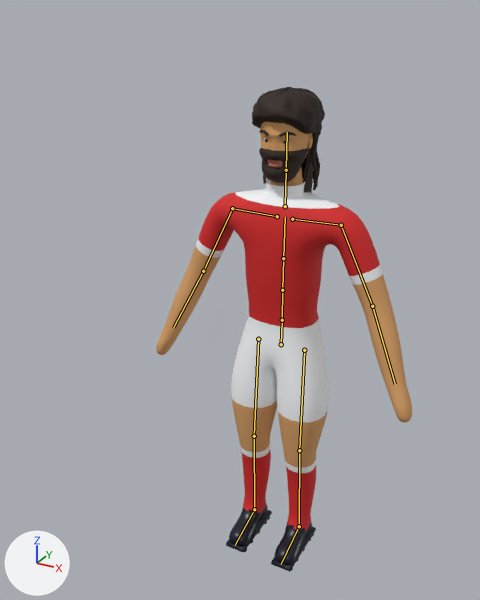
A saved change to the glTF model public/models/player.glb.
Camera for both pictures: a 50 mm camera at (0.93, -2.01, 2.08) aimed at (-0.05, -0.24, 1.19). Every picture has the same lights, and +X, +Y and +Z are marked at lower left. The older version comes first. The bones that change, and the others that lie on the model, are drawn over the model as lines.

Objects in the first picture: 'Beard_full', 'Hair_afro', 'Hair_braids', 'Hair_curly', 'Hair_long', 'Player'.
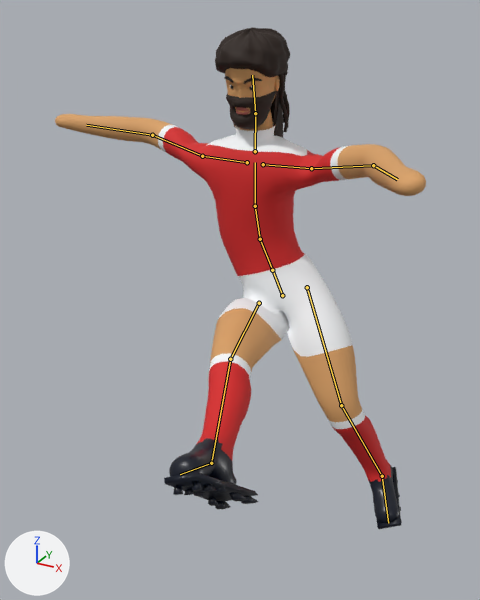
The newer file adds an action. The first version stands in its rest pose; the second is drawn at frame 7 of the action 'volley'.

The change, as a diff of the scene's bpy script:
```diff
--- a/public/models/player.glb.py
+++ b/public/models/player.glb.py
@@ bone_hips @@
 bone_hips = bpy.data.objects['Armature'].pose.bones['Hips']
-bone_hips.location = (0.0, 0.0, 0.0)
-bone_hips.rotation_quaternion = (1.0, 0.0, 0.0, 0.0)  # degrees (0, 0, 0)
+bone_hips.location = (0.0, 0.199, 0.0)
+bone_hips.rotation_quaternion = (0.969, -0.026, 0.119, 0.216)  # degrees (0, 14, 25)
@@ bone_leftupleg @@
 bone_leftupleg = bpy.data.objects['Armature'].pose.bones['LeftUpLeg']  # child of 'Hips'
-bone_leftupleg.rotation_quaternion = (1.0, 0.0, 0.0, 0.0)  # degrees (0, 0, 0)
+bone_leftupleg.rotation_quaternion = (0.988, -0.156, 0.0, 0.0)  # degrees (-18, 0, 0)
@@ bone_leftleg @@
 bone_leftleg = bpy.data.objects['Armature'].pose.bones['LeftLeg']  # child of 'LeftUpLeg'
-bone_leftleg.rotation_quaternion = (1.0, 0.0, 0.0, 0.0)  # degrees (0, 0, 0)
+bone_leftleg.rotation_quaternion = (0.951, 0.309, 0.0, 0.0)  # degrees (36, 0, 0)
@@ bone_rightupleg @@
 bone_rightupleg = bpy.data.objects['Armature'].pose.bones['RightUpLeg']  # child of 'Hips'
-bone_rightupleg.rotation_quaternion = (1.0, 0.0, 0.0, 0.0)  # degrees (0, 0, 0)
+bone_rightupleg.rotation_quaternion = (0.764, -0.646, 0.0, 0.0)  # degrees (-80, 0, 0)
@@ bone_rightleg @@
 bone_rightleg = bpy.data.objects['Armature'].pose.bones['RightLeg']  # child of 'RightUpLeg'
-bone_rightleg.rotation_quaternion = (1.0, 0.0, 0.0, 0.0)  # degrees (0, 0, 0)
+bone_rightleg.rotation_quaternion = (0.996, 0.092, 0.0, 0.0)  # degrees (11, 0, 0)
@@ bone_rightfoot @@
 bone_rightfoot = bpy.data.objects['Armature'].pose.bones['RightFoot']  # child of 'RightLeg'
-bone_rightfoot.rotation_quaternion = (1.0, 0.0, 0.0, 0.0)  # degrees (0, 0, 0)
+bone_rightfoot.rotation_quaternion = (0.966, 0.259, 0.0, 0.0)  # degrees (30, 0, 0)
@@ bone_spine1 @@
 bone_spine1 = bpy.data.objects['Armature'].pose.bones['Spine1']  # child of 'Spine'
-bone_spine1.rotation_quaternion = (1.0, 0.0, 0.0, 0.0)  # degrees (0, 0, 0)
+bone_spine1.rotation_quaternion = (0.984, 0.037, -0.111, -0.133)  # degrees (6, -12, -16)
@@ bone_spine2 @@
 bone_spine2 = bpy.data.objects['Armature'].pose.bones['Spine2']  # child of 'Spine1'
-bone_spine2.rotation_quaternion = (1.0, 0.0, 0.0, 0.0)  # degrees (0, 0, 0)
+bone_spine2.rotation_quaternion = (0.996, 0.0, 0.0, -0.087)  # degrees (0, 0, -10)
@@ bone_leftarm @@
 bone_leftarm = bpy.data.objects['Armature'].pose.bones['LeftArm']  # child of 'LeftShoulder'
-bone_leftarm.rotation_quaternion = (1.0, 0.0, 0.0, 0.0)  # degrees (0, 0, 0)
+bone_leftarm.rotation_quaternion = (0.74, -0.198, 0.166, -0.621)  # degrees (-30, 0, -80)
@@ bone_leftforearm @@
 bone_leftforearm = bpy.data.objects['Armature'].pose.bones['LeftForeArm']  # child of 'LeftArm'
-bone_leftforearm.rotation_quaternion = (1.0, 0.0, 0.0, 0.0)  # degrees (0, 0, 0)
+bone_leftforearm.rotation_quaternion = (0.985, -0.174, 0.0, 0.0)  # degrees (-20, 0, 0)
@@ bone_head @@
 bone_head = bpy.data.objects['Armature'].pose.bones['Head']  # child of 'Neck'
-bone_head.rotation_quaternion = (1.0, 0.0, 0.0, 0.0)  # degrees (0, 0, 0)
+bone_head.rotation_quaternion = (0.998, 0.07, 0.0, 0.0)  # degrees (8, 0, 0)
@@ bone_rightarm @@
 bone_rightarm = bpy.data.objects['Armature'].pose.bones['RightArm']  # child of 'RightShoulder'
-bone_rightarm.rotation_quaternion = (1.0, 0.0, 0.0, 0.0)  # degrees (0, 0, 0)
+bone_rightarm.rotation_quaternion = (0.807, 0.142, 0.1, 0.565)  # degrees (20, 0, 70)
@@ bone_rightforearm @@
 bone_rightforearm = bpy.data.objects['Armature'].pose.bones['RightForeArm']  # child of 'RightArm'
-bone_rightforearm.rotation_quaternion = (1.0, 0.0, 0.0, 0.0)  # degrees (0, 0, 0)
+bone_rightforearm.rotation_quaternion = (0.985, -0.174, 0.0, 0.0)  # degrees (-20, 0, 0)
```

Where the change shows, as pixel boxes [x1, y1, x2, y2] in the pictures (480 x 600 px):
'Player', posed (45% wider): before [156, 122, 412, 572]; after [55, 68, 426, 529]
'Hair_afro', posed: before [252, 87, 325, 135]; after [215, 27, 290, 77]
'Beard_full', posed (8% taller): before [259, 148, 308, 183]; after [226, 91, 276, 129]
'Hair_long', posed (8% wider, 10% taller): before [301, 143, 313, 193]; after [270, 83, 283, 138]
'Hair_braids', posed: before [263, 131, 320, 190]; after [233, 73, 290, 132]
'Hair_curly', posed (mostly hidden): before [304, 130, 320, 134]; after [270, 70, 287, 77]
bone 'Hips', root to tip: before (281, 344) to (282, 321); after (282, 295) to (273, 271)
bone 'LeftUpLeg', root to tip: before (304, 350) to (299, 450); after (307, 287) to (341, 405)
bone 'LeftLeg', root to tip: before (299, 450) to (299, 526); after (341, 405) to (382, 476)
bone 'RightUpLeg', root to tip: before (258, 339) to (254, 436); after (259, 303) to (230, 359)
bone 'RightLeg', root to tip: before (254, 436) to (254, 509); after (230, 359) to (211, 463)
bone 'RightFoot', root to tip: before (254, 509) to (235, 545); after (211, 463) to (180, 474)
bone 'Spine1', root to tip: before (282, 290) to (283, 258); after (260, 239) to (255, 206)
bone 'Spine2', root to tip: before (283, 258) to (285, 217); after (255, 206) to (255, 162)
bone 'LeftArm', root to tip: before (341, 225) to (372, 306); after (311, 168) to (373, 165)
bone 'LeftForeArm', root to tip: before (372, 306) to (395, 384); after (373, 165) to (397, 179)
bone 'Head', root to tip: before (286, 170) to (287, 132); after (255, 113) to (252, 75)
bone 'RightArm', root to tip: before (232, 208) to (203, 271); after (202, 156) to (152, 135)
bone 'RightForeArm', root to tip: before (203, 271) to (173, 327); after (152, 135) to (86, 125)
